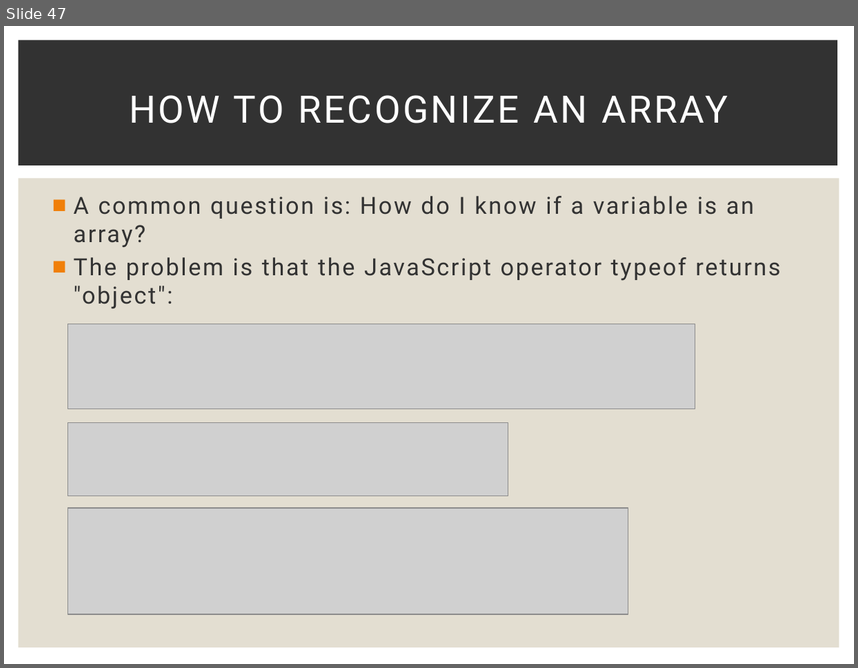
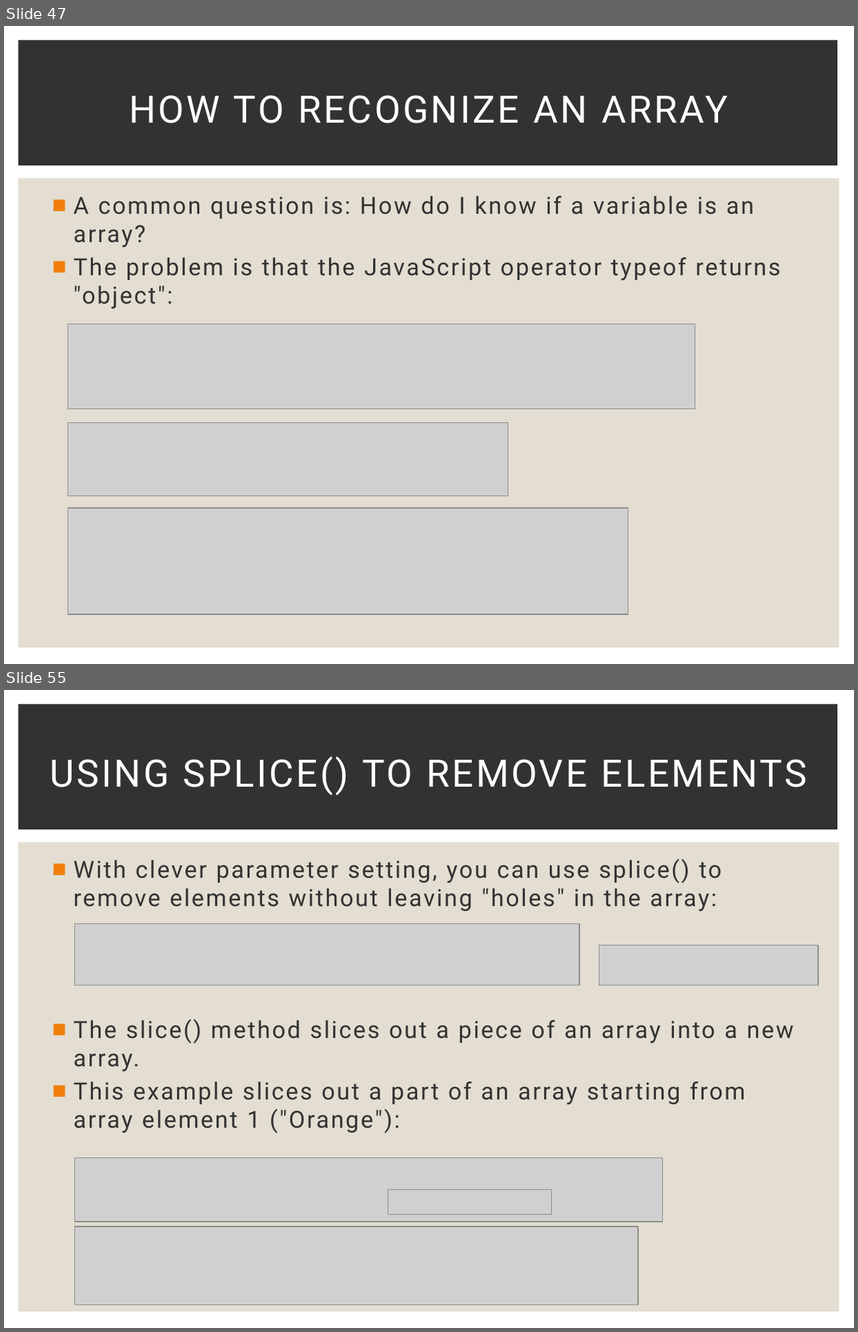
Before and after one commit to Karamihova/Fundamentals-JS, a slide deck: Programming Prep.pptx. Shown one above the other, each under a label of ours: slide 47 before the commit, slides 47 and 55 after it; the slides between them are not shown. The pictures are 858x668 and 858x1332 pixels, drawn with LibreOffice and Linux fonts; fonts in the diff are those of the drawing; grey boxes stand for pictures. Boxes give left, top, right and bottom in pixels: in the first picture for what was removed or moved away, otherwise in the second. Text is boxed around its words. In the diff, an @@ line names an element or a change of style, - is before the commit and + after.

Commit message:
Exercise Arrays

```diff
--- a/Programming Prep.pptx
+++ b/Programming Prep.pptx
@@ slide 55 added at [4, 690, 854, 1328], background #FFFFFF; not listed: 2 template elements that a slide beside it also shows @@
@@ title added at [50, 756, 807, 796], 32 pt, text #FFFFFF @@
+USING SPLICE() TO REMOVE ELEMENTS
@@ text added at [74, 859, 794, 1133], 20 pt, text #323232 @@
+■ With clever parameter setting, you can use splice() to remove elements without leaving "holes" in the array:
+■ The slice() method slices out a piece of an array into a new array.
+■ This example slices out a part of an array starting from array element 1 ("Orange"):
@@ picture added at [74, 924, 579, 985] @@
@@ picture added at [599, 945, 818, 985] @@
@@ picture added at [74, 1158, 663, 1221] @@
@@ picture added at [388, 1190, 553, 1214] @@
@@ picture added at [74, 1226, 638, 1305] @@
```
Also in this commit, not shown: 10 other slides added, 9 other files.
